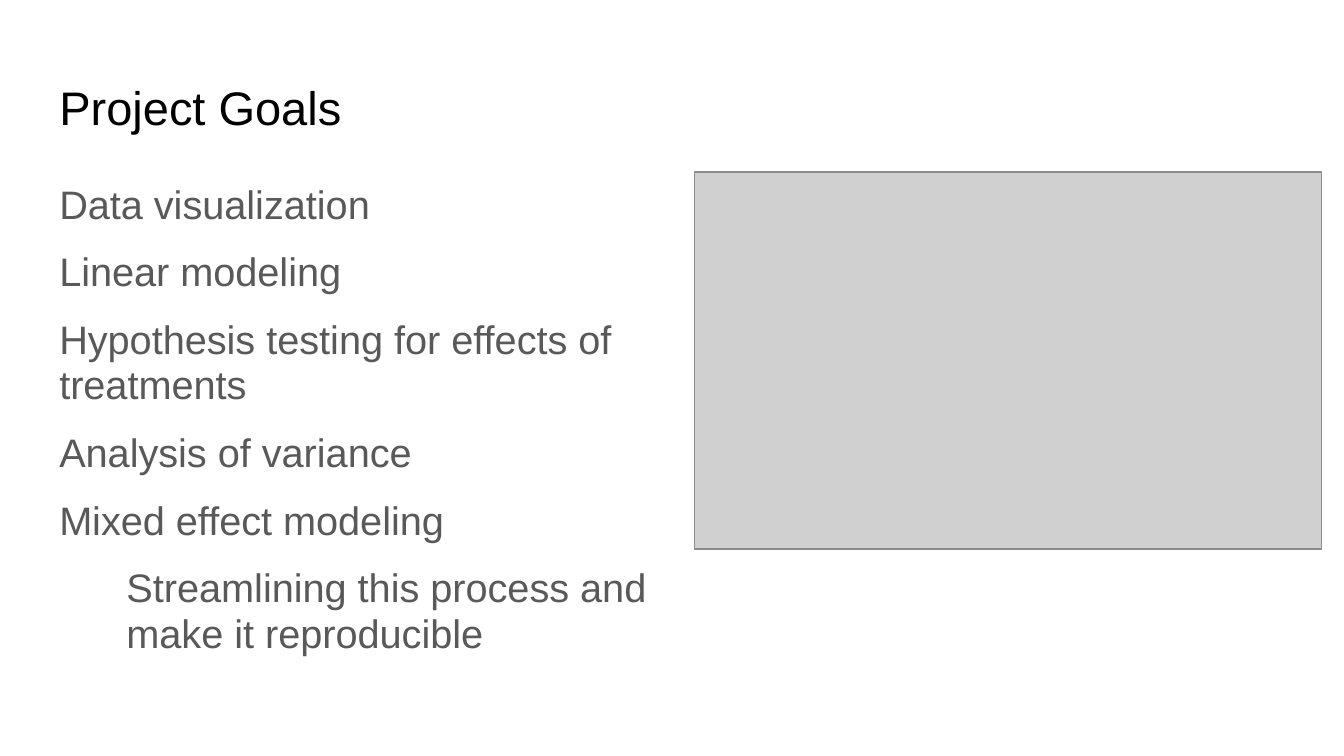
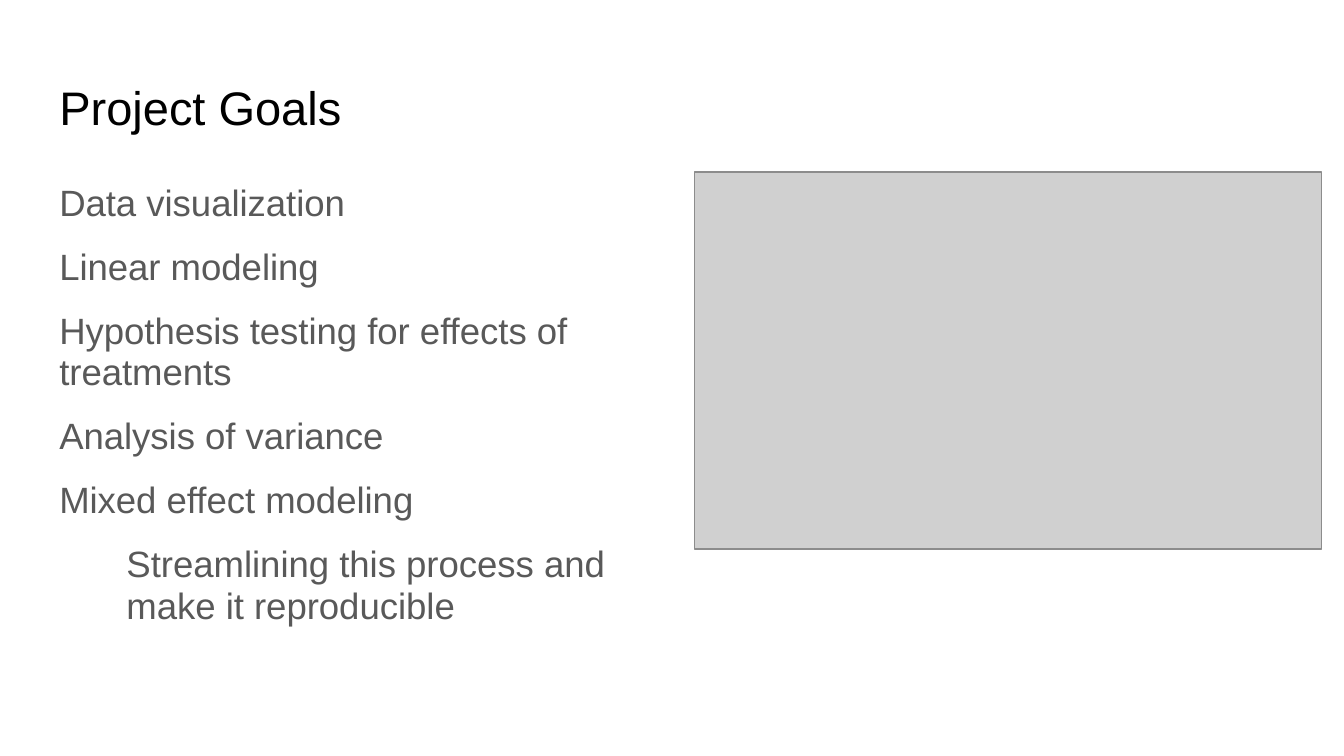
Before and after one commit to junbcai/heatinglacerate, a slide deck: slide 7 of Project Proposal for Analytical Workflow, Fall 2022.pptx. Drawn at 1344x756 pixels with LibreOffice and Linux fonts; fonts in the diff are those of the drawing; grey boxes stand for pictures. Boxes give left, top, right and bottom in pixels: in the first picture for what was removed or moved away, otherwise in the second. Text is boxed around its words. In the diff, an @@ line names an element or a change of style, - is before the commit and + after.

Commit message:
Update R and Exp 1 CSV and project report

```diff
--- a/Project Proposal for Analytical Workflow, Fall 2022.pptx
+++ b/Project Proposal for Analytical Workflow, Fall 2022.pptx
@@ text "Data visualization" at <box>59,189,605,626</box>: size 21.3 to 19.6 pt @@
```
Also in this commit, not shown: 1 other slide changed, 5 slides added, 2 slides removed, 3 other files.
